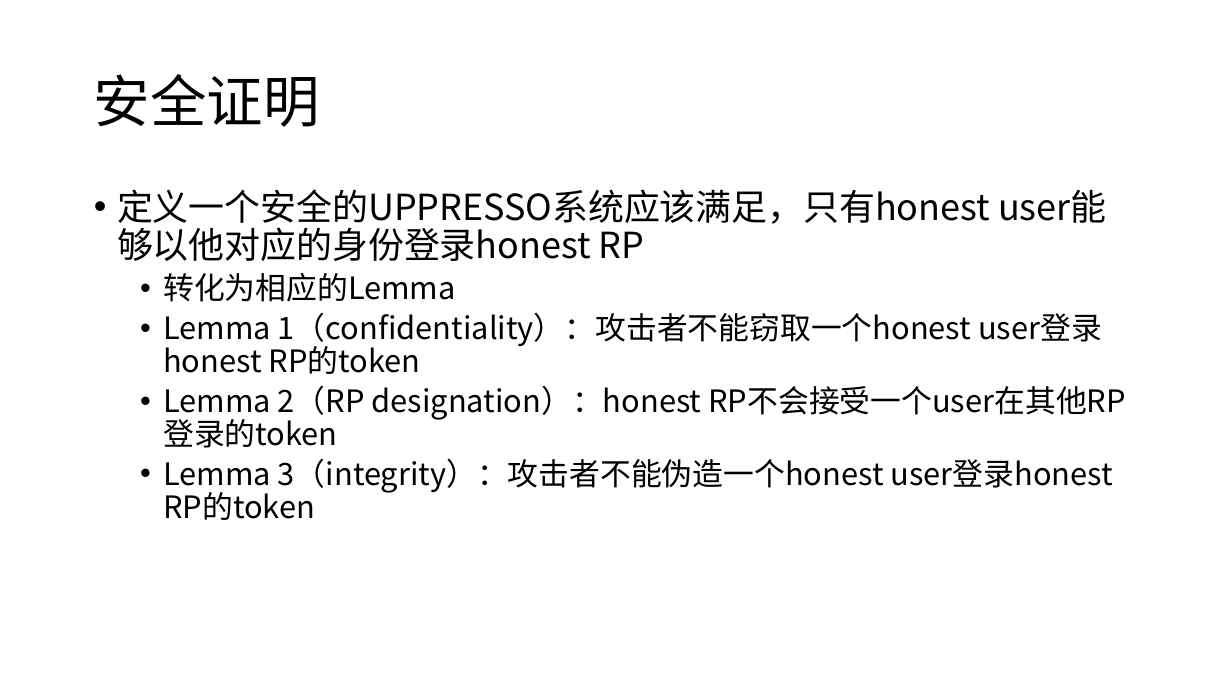
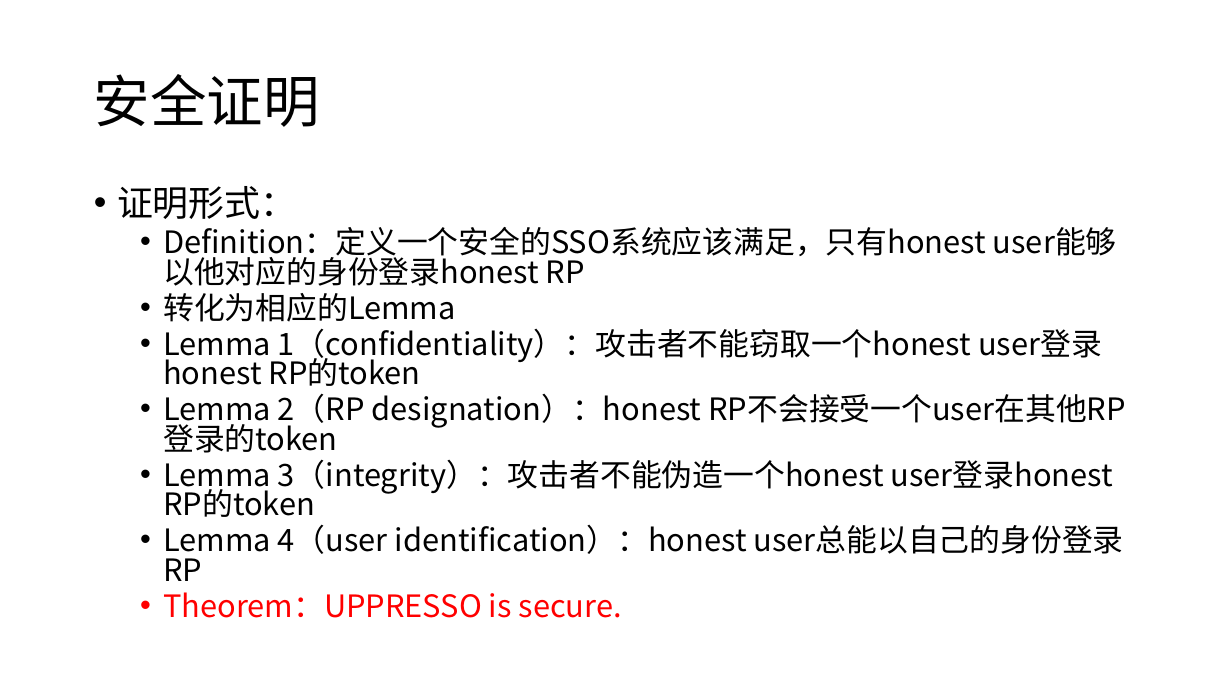
Before and after one commit to cqguo/OIDC-latex, a slide deck: slide 10 of other files/appendix说明.pptx. Drawn at 1232x693 pixels with LibreOffice and Linux fonts; fonts in the diff are those of the drawing. Boxes give left, top, right and bottom in pixels: in the first picture for what was removed or moved away, otherwise in the second. Text is boxed around its words. In the diff, an @@ line names an element or a change of style, - is before the commit and + after.

```diff
--- a/other files/appendix说明.pptx
+++ b/other files/appendix说明.pptx
@@ text at box(117, 186, 986, 283): text changed; size 28 to 24 pt @@
-• 定义一个安全的UPPRESSO系统应该满足，只有honest user能够以他对应的身份登录honest RP
+• 证明形式：
+  • Definition：定义一个安全的SSO系统应该满足，只有honest user能够以他对应的身份登录honest RP
@@ text at box(163, 293, 1113, 517): line spacing 0.9 to 0.8 @@
@@ text at box(163, 524, 747, 618): paragraphs added @@
+  • Lemma 4（user identification）：honest user总能以自己的身份登录RP
+  • Theorem：UPPRESSO is secure.
```
Also in this commit, not shown: 6 other slides changed, 2 slides added, 2 other files.
